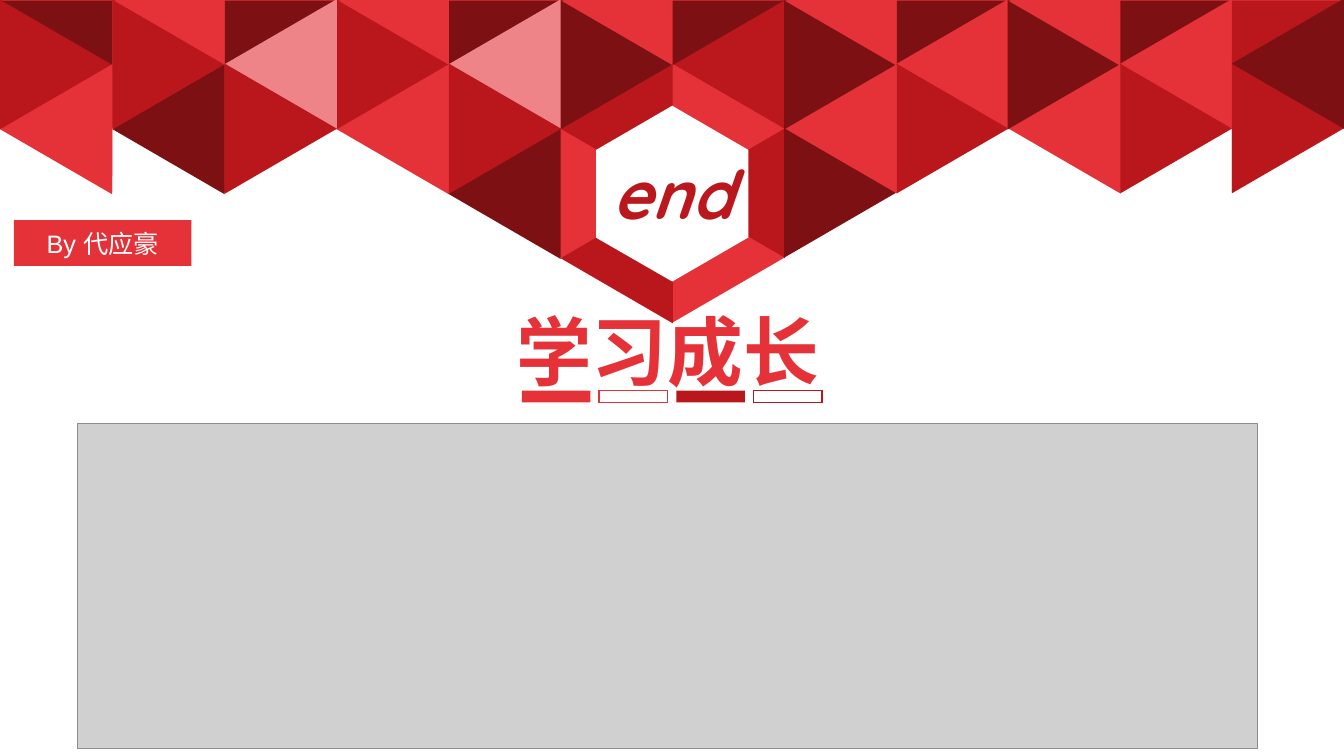
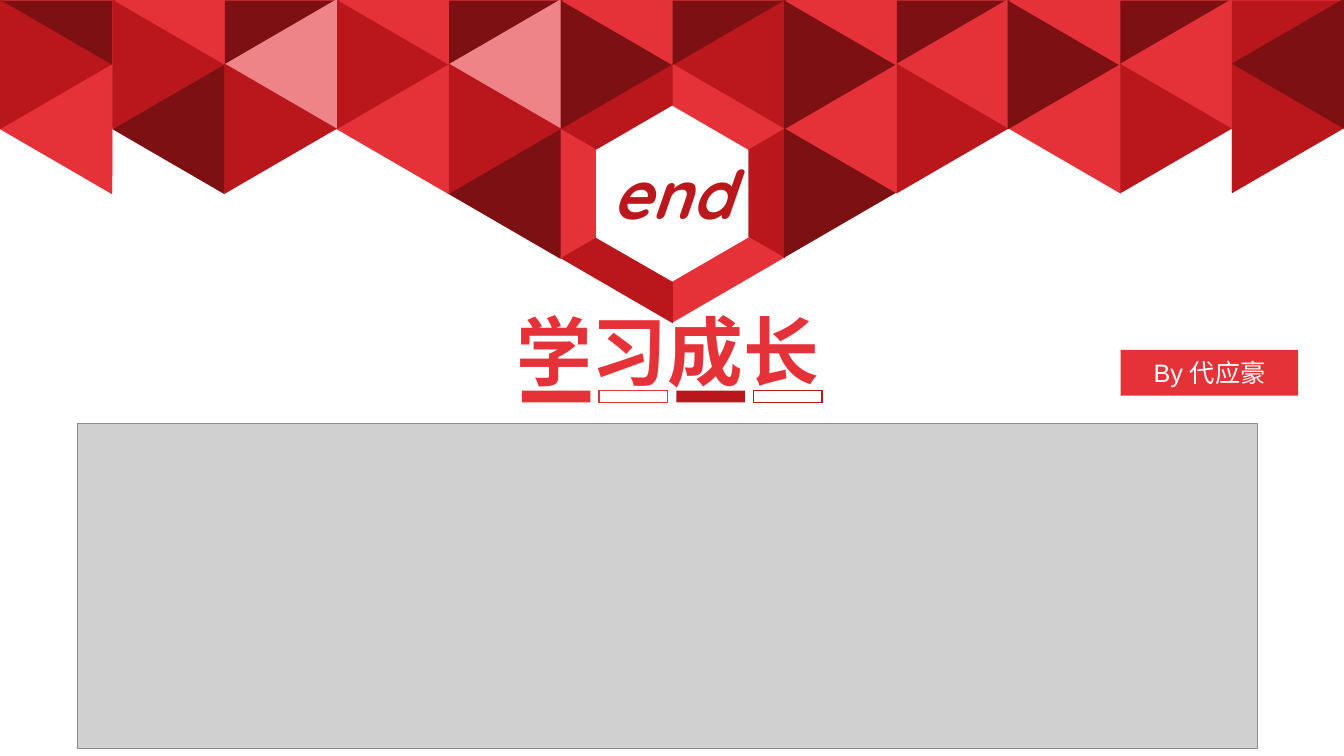
Before and after one commit to JackieDYH/DemoTest, a slide deck: slide 11 of vue测试/双向绑定/Vue双向绑定原理及实现-数据响应式原理-代应豪.pptx. Drawn at 1344x756 pixels with LibreOffice and Linux fonts; fonts in the diff are those of the drawing; grey boxes stand for pictures; background and template pictures are left out. Boxes give left, top, right and bottom in pixels: in the first picture for what was removed or moved away, otherwise in the second. Text is boxed around its words. In the diff, an @@ line names an element or a change of style, - is before the commit and + after.

```diff
--- a/vue测试/双向绑定/Vue双向绑定原理及实现-数据响应式原理-代应豪.pptx
+++ b/vue测试/双向绑定/Vue双向绑定原理及实现-数据响应式原理-代应豪.pptx
@@ rectangle "By 代应豪": place and size @@
-rectangle "By 代应豪" at (14,220,192,265)
+rectangle "By 代应豪" at (1121,350,1299,395)
```
Also in this commit, not shown: 1 other slide changed.
